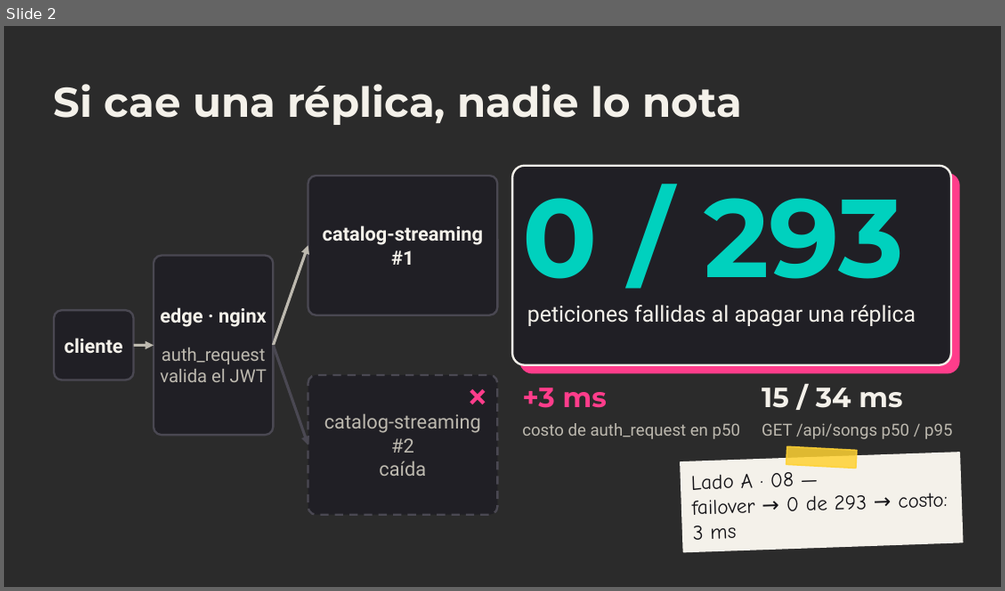
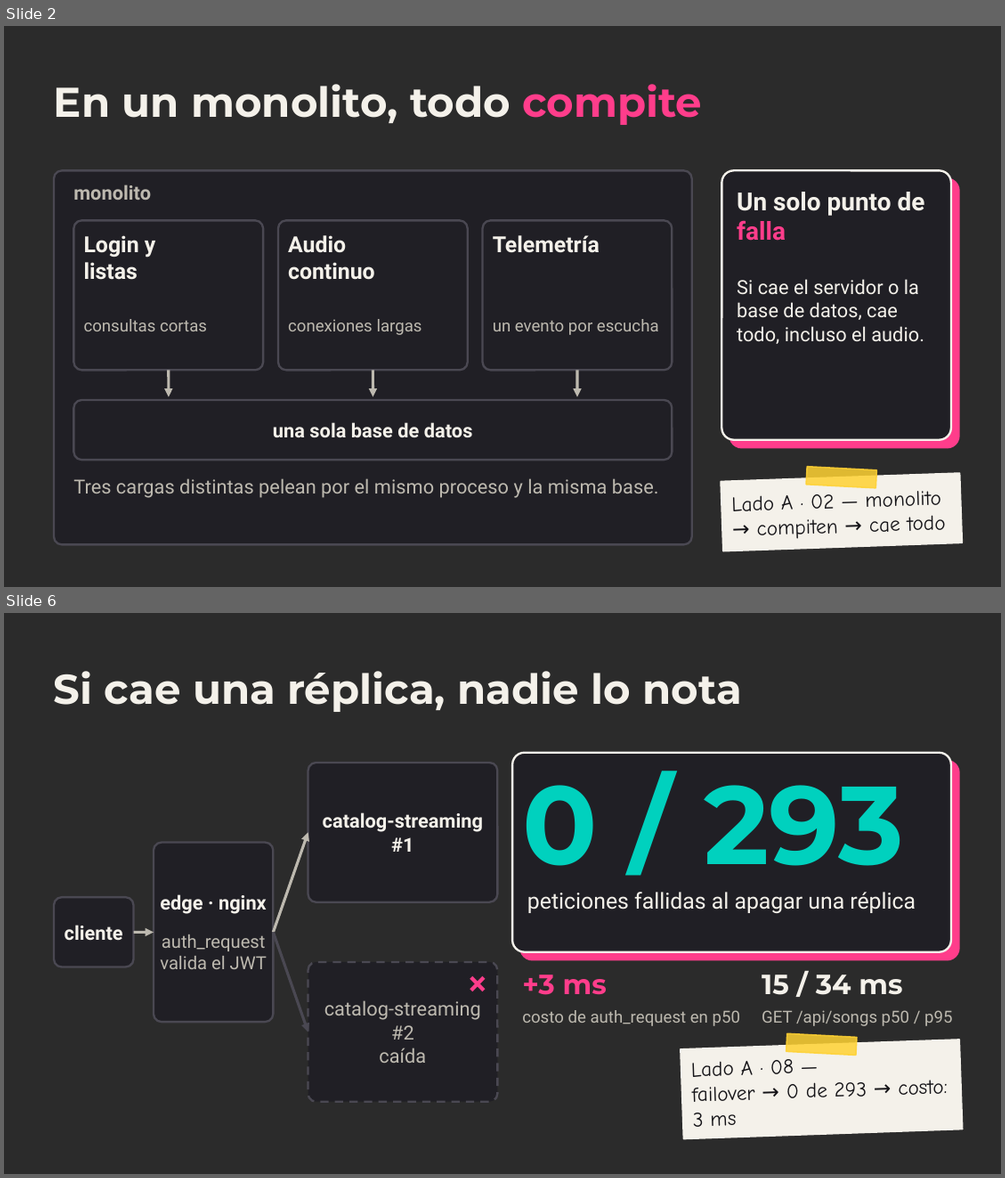
Before and after one commit to ChristianFRZ/FLDSMDFR, a slide deck: docs/presentacion/meloxo.pptx. Shown one above the other, each under a label of ours: slide 2 before the commit, slides 2 and 6 after it; the slides between them are not shown. The pictures are 1005x591 and 1005x1178 pixels, drawn with LibreOffice and Linux fonts; fonts in the diff are those of the drawing; background and template pictures are left out; a plain dark background stands for a picture behind light text. Boxes give left, top, right and bottom in pixels: in the first picture for what was removed or moved away, otherwise in the second. Text is boxed around its words. In the diff, an @@ line names an element or a change of style, - is before the commit and + after.

Commit message:
feat(presentacion): lado A·1

```diff
--- a/docs/presentacion/meloxo.pptx
+++ b/docs/presentacion/meloxo.pptx
@@ slide 2 added at [4,26,1001,587], background picture (left out) @@
@@ text added at [54,84,702,125], 30 pt, text #F4F1EA, bold @@
+En un monolito, todo compite
@@ rounded rectangle added at [54,170,692,544], fill #201F25, outline #4A4852 1.5 pt @@
@@ text added at [73,184,151,200], 14 pt, text #BDB9AF, bold @@
+monolito
@@ rounded rectangle added at [721,170,951,440], fill #201F25, outline #F4F1EA 1.5 pt @@
@@ rounded rectangle added at [729,178,959,448], fill #FF3D8B, outline #FF3D8B 1 pt @@
@@ text added at [736,192,925,240], 18 pt, text #F4F1EA, bold @@
+Un solo punto de falla
@@ rounded rectangle added at [73,220,263,370], fill #201F25, outline #4A4852 1.5 pt @@
@@ text added at [84,235,155,280], 16 pt, text #F4F1EA, bold @@
+Login y
+listas
@@ rounded rectangle added at [278,220,468,370], fill #201F25, outline #4A4852 1.5 pt @@
@@ text added at [288,235,375,280], 16 pt, text #F4F1EA, bold @@
+Audio
+continuo
@@ rounded rectangle added at [483,220,672,370], fill #201F25, outline #4A4852 1.5 pt @@
@@ text added at [493,235,599,253], 16 pt, text #F4F1EA, bold @@
+Telemetría
@@ text added at [736,279,924,344], 14 pt, text #F4F1EA @@
+Si cae el servidor o la base de datos, cae todo, incluso el audio.
@@ text added at [84,319,207,331], 12 pt, text #BDB9AF @@
+consultas cortas
@@ text added at [288,319,422,335], 12 pt, text #BDB9AF @@
+conexiones largas
@@ text added at [493,319,659,335], 12 pt, text #BDB9AF @@
+un evento por escucha
@@ arrow added from (169, 370) to (169, 397), #BDB9AF 2 pt @@
@@ arrow added from (372, 370) to (372, 397), #BDB9AF 2 pt @@
@@ arrow added from (577, 370) to (577, 397), #BDB9AF 2 pt @@
@@ rounded rectangle added at [73,400,672,459], fill #201F25, outline #4A4852 1.5 pt @@
@@ text added at [273,422,473,438], 14 pt, text #F4F1EA, bold @@
+una sola base de datos
@@ text added at [73,478,659,498], 14 pt, text #BDB9AF @@
+Tres cargas distintas pelean por el mismo proceso y la misma base.
@@ rectangle added at [720,474,962,551], fill #F4F1EA, outline #F4F1EA 1 pt @@
@@ rectangle added at [806,466,876,487], fill #FFD233 at 85% opacity, outline #FFD233 1 pt @@
@@ text added at [732,487,946,539], 15 pt, text #141317 @@
+Lado A · 02 — monolito
+→ compiten → cae todo
@@ what was slide 2 is now slide 6 @@
```
Also in this commit, not shown: 3 other slides added, 2 other files.
